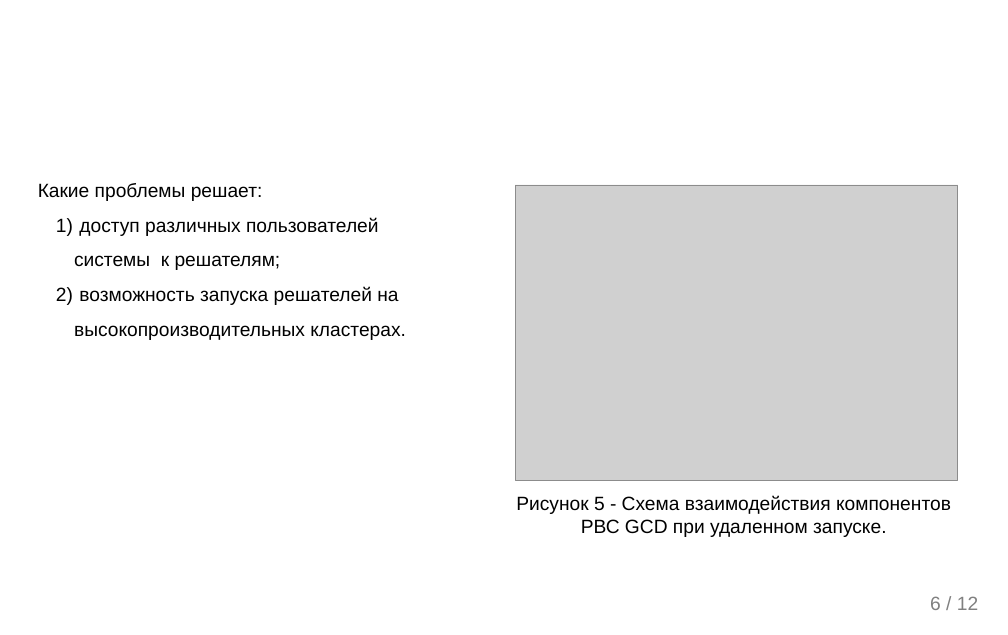
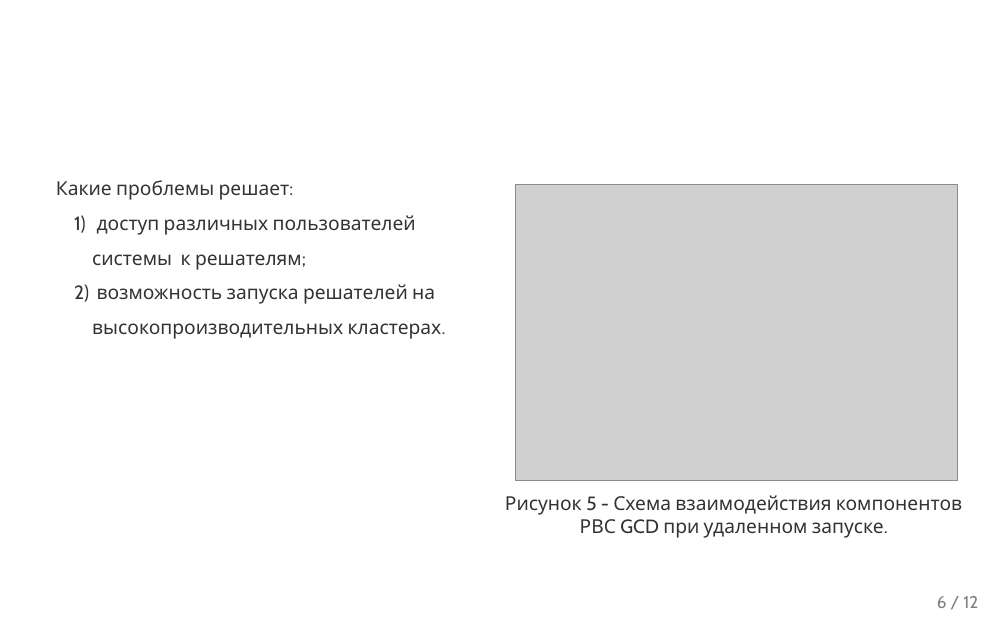
Before and after one commit to ITesserakt/Kodept, a slide deck: slide 7 of 04 - ВКРы/2019-2020 - Бизнес-логика в САПР на основе ГПИ/03 - Презентация/buisnes-logic_on_GBSE.pptx. Drawn at 1008x635 pixels with LibreOffice and Linux fonts; fonts in the diff are those of the drawing; grey boxes stand for pictures; background and template pictures are left out. Boxes give left, top, right and bottom in pixels: in the first picture for what was removed or moved away, otherwise in the second. Text is boxed around its words. In the diff, an @@ line names an element or a change of style, - is before the commit and + after.

```diff
--- a/04 - ВКРы/2019-2020 - Бизнес-логика в САПР на основе ГПИ/03 - Презентация/buisnes-logic_on_GBSE.pptx
+++ b/04 - ВКРы/2019-2020 - Бизнес-логика в САПР на основе ГПИ/03 - Презентация/buisnes-logic_on_GBSE.pptx
@@ text "Какие проблемы решает:": place and size @@
-text "Какие проблемы решает:" at bbox=[38, 183, 406, 340]
+text "Какие проблемы решает:" at bbox=[56, 180, 442, 339]
@@ text "Какие проблемы решает:" at bbox=[56, 180, 442, 339]: font Arial to Cabin, text colour #000000 to #333333; bullet colour #000000 to #333333 @@
@@ text "Рисунок 5 - Схема взаимодействия ..." at bbox=[505, 495, 962, 538]: font Arial to Cabin, text colour #000000 to #333333 @@
@@ text "6 / 12" at bbox=[937, 596, 978, 608]: size 18 to 16 pt, font Arial to Cabin @@
```
Also in this commit, not shown: 12 other slides changed.
